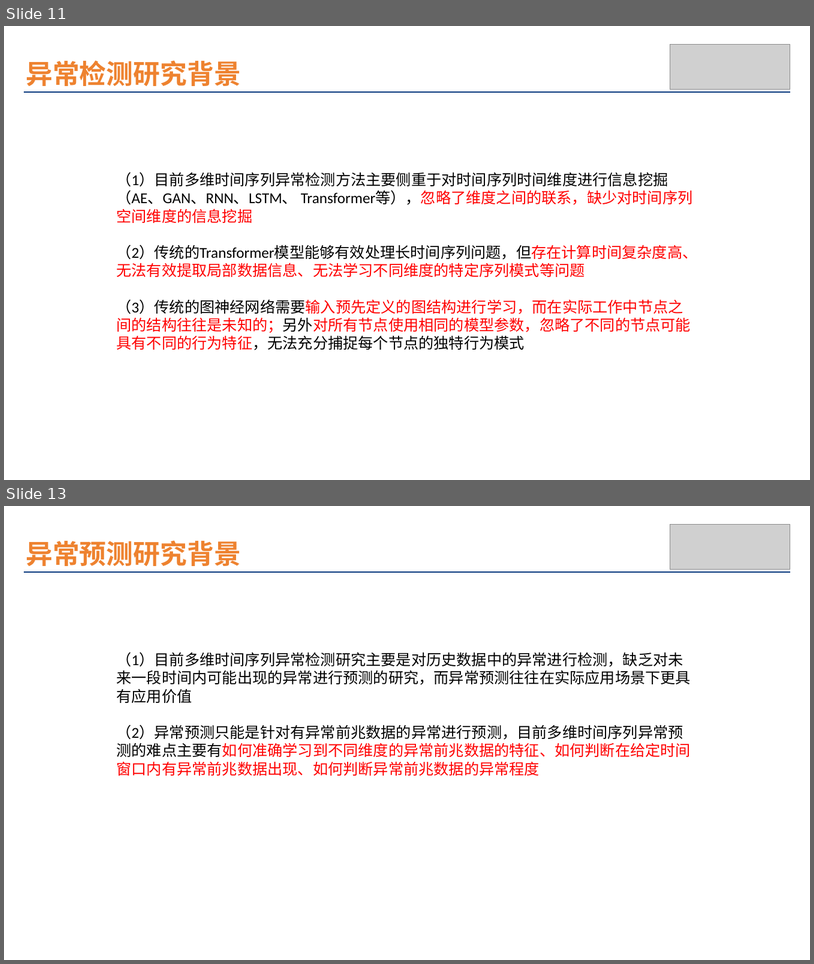
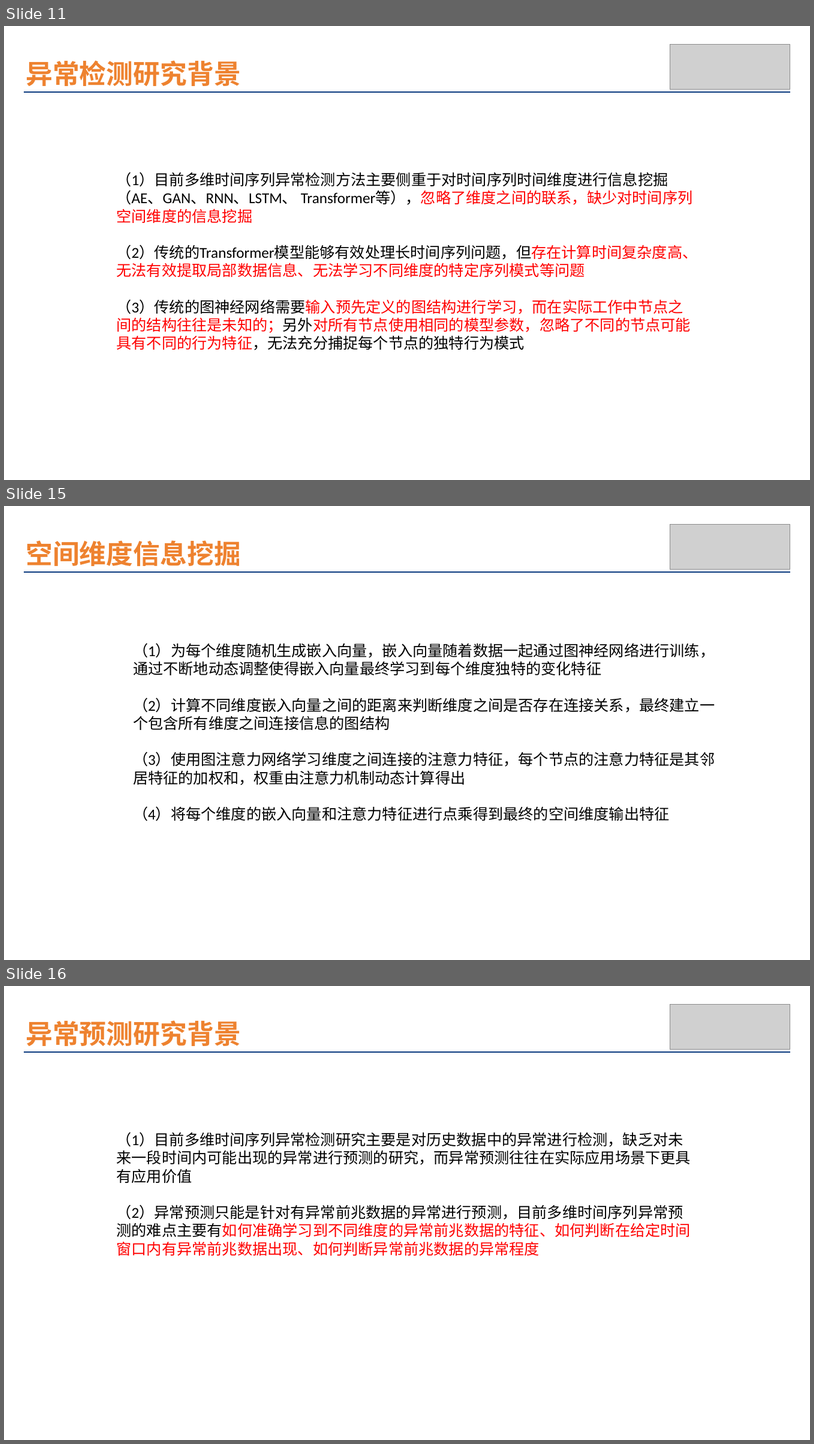
Before and after one commit to wuchenhu98/lunwen, a slide deck: 论文插图.pptx. Shown one above the other, each under a label of ours: slides 11 and 13 before the commit, slides 11, 15 and 16 after it; the slides between them are not shown. The pictures are 814x964 and 814x1444 pixels, drawn with LibreOffice and Linux fonts; fonts in the diff are those of the drawing; grey boxes stand for pictures. Boxes give left, top, right and bottom in pixels: in the first picture for what was removed or moved away, otherwise in the second. Text is boxed around its words. In the diff, an @@ line names an element or a change of style, - is before the commit and + after.

```diff
--- a/论文插图.pptx
+++ b/论文插图.pptx
@@ slide 15 added at (x1=4, y1=506, x2=810, y2=960), background #FFFFFF @@
@@ text added at (x1=26, y1=540, x2=241, y2=566), 32 pt, text #EE822F, bold @@
+空间维度信息挖掘
@@ picture added at (x1=671, y1=524, x2=791, y2=569) @@
@@ line added from (24, 572) to (791, 572), #09397E 1 pt @@
@@ text added at (x1=133, y1=643, x2=715, y2=821), 18 pt, text #000000 @@
+（1）为每个维度随机生成嵌入向量，嵌入向量随着数据一起通过图神经网络进行训练，通过不断地动态调整使得嵌入向量最终学习到每个维度独特的变化特征
+（2）计算不同维度嵌入向量之间的距离来判断维度之间是否存在连接关系，最终建立一个包含所有维度之间连接信息的图结构
+（3）使用图注意力网络学习维度之间连接的注意力特征，每个节点的注意力特征是其邻居特征的加权和，权重由注意力机制动态计算得出
+（4）将每个维度的嵌入向量和注意力特征进行点乘得到最终的空间维度输出特征
@@ what was slide 13 is now slide 16 @@
```
Also in this commit, not shown: 6 other slides added, 2 slides removed.
